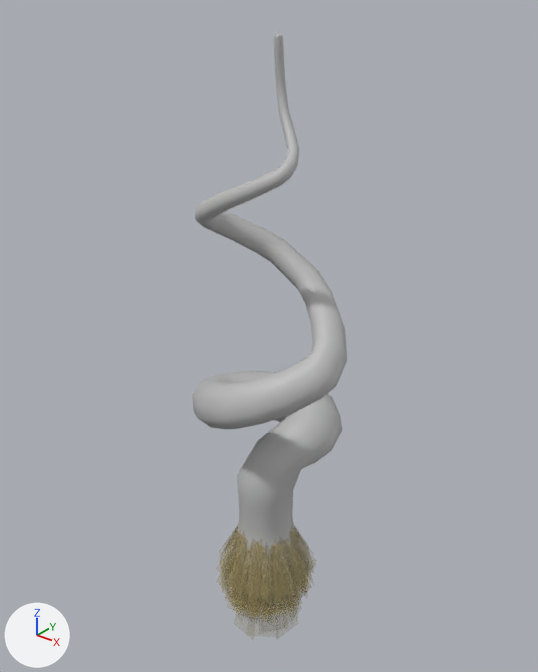
The FBX model Assets/Art/Rigs/kinky_hair_rig.fbx: old version first, new version second.
The view is the same before and after, from a camera (50 mm lens) standing at (0.184, -0.227, 0.226) and looking at (-0.006, 0.009, 0.079). Arrows for +X, +Y and +Z are at lower left; the lights stay in place. Where no turn or scale is listed for an object, it has been applied to the vertices.

The first picture shows 'hair_kinky_lp', 'root_kinky'.
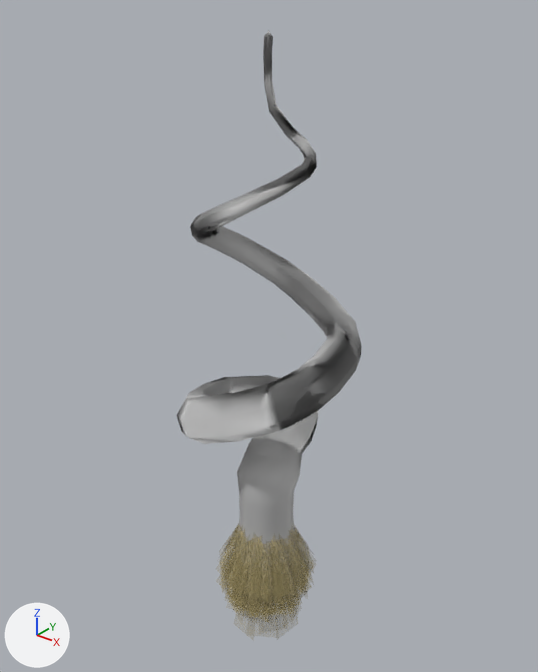
Pixel boxes [x1, y1, x2, y2] of what changed, in the pictures (538 x 672 px):
'hair_kinky_lp', moved, turned
    before: [192, 31, 347, 583]
    after: [177, 30, 362, 583]

The change, as a list of edits to the scene's bpy script:
```text
Change me_mesh:
    where me_mesh.from_pydata(...)  # 394 vertices, 400 faces; spans x -4.2..4.1, y -6.1..20.7, z -4.1..3.4
    used by ob_hair_kinky_lp; location = (0.0, 0.0, 0.0); rotation_euler = (1.571, 0.0, 0.0), in degrees (90, 0, 0); scale = (0.01, 0.01, 0.01)
    me_mesh part 1: its shading normals changed
Change ob_hair_kinky_lp:
    ob_hair_kinky_lp.location: (0.0, 0.0, 0.0) -> (-0.0004, 0.001, 0.0)
    ob_hair_kinky_lp.rotation_euler: (1.571, 0.0, 0.0) -> (1.554, 0.00586, 0.695)  # degrees (90, 0, 0) -> degrees (89, 0.3, 40)
```
